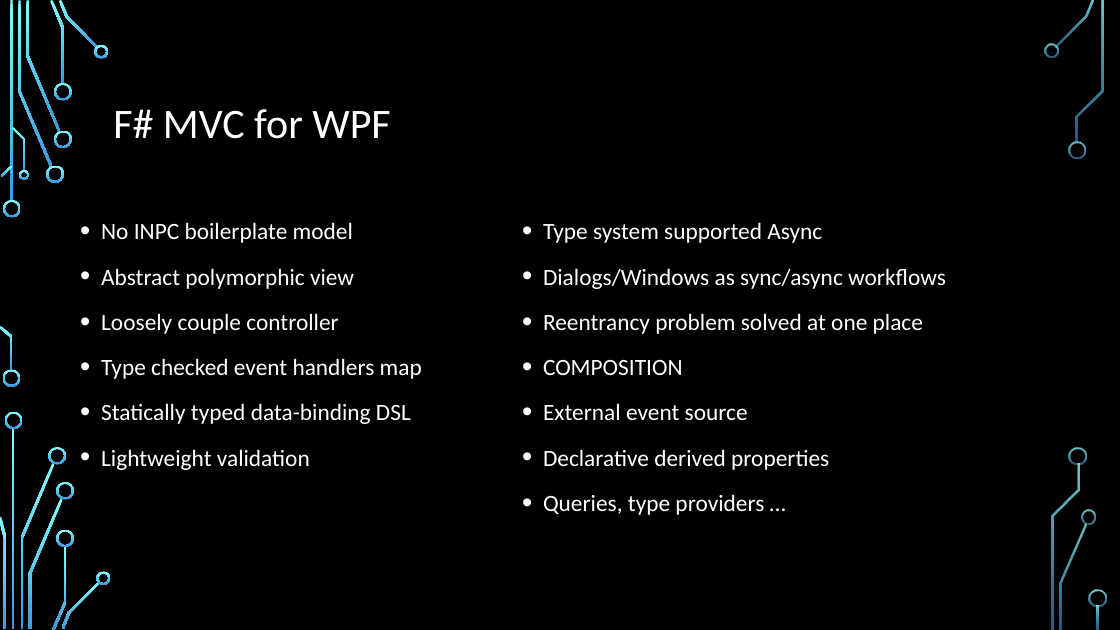
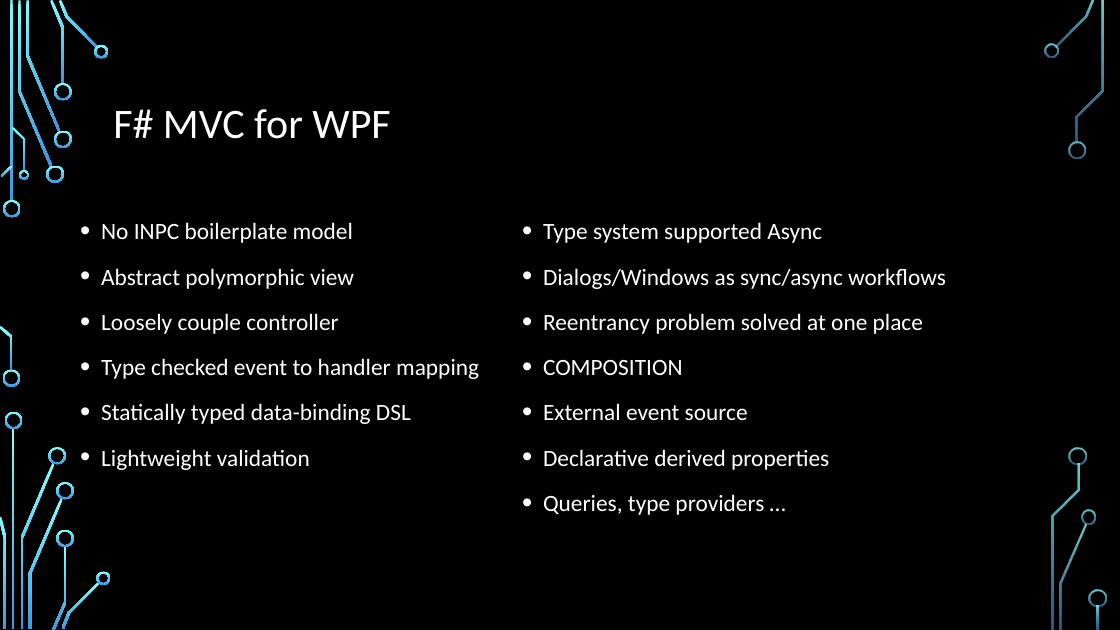
Before and after one commit to dmitry-a-morozov/fsharp-wpf-mvc-series, a slide deck: slide 23 of NYC Meetup.2013-04-23.pptx. Drawn at 1120x630 pixels with LibreOffice and Linux fonts; fonts in the diff are those of the drawing; background and template pictures are left out. Boxes give left, top, right and bottom in pixels: in the first picture for what was removed or moved away, otherwise in the second. Text is boxed around its words. In the diff, an @@ line names an element or a change of style, - is before the commit and + after.

```diff
--- a/NYC Meetup.2013-04-23.pptx
+++ b/NYC Meetup.2013-04-23.pptx
@@ text at (x1=101, y1=358, x2=479, y2=379): text changed @@
-• Type checked event handlers map
+• Type checked event to handler mapping
```
Also in this commit, not shown: 3 other slides changed, 7 other files.
